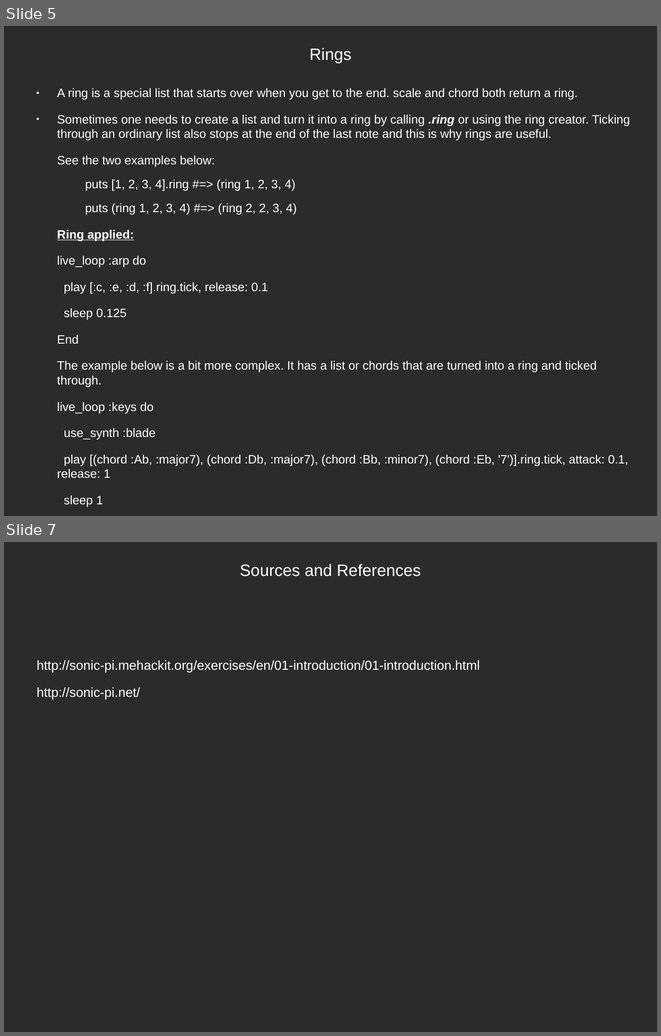
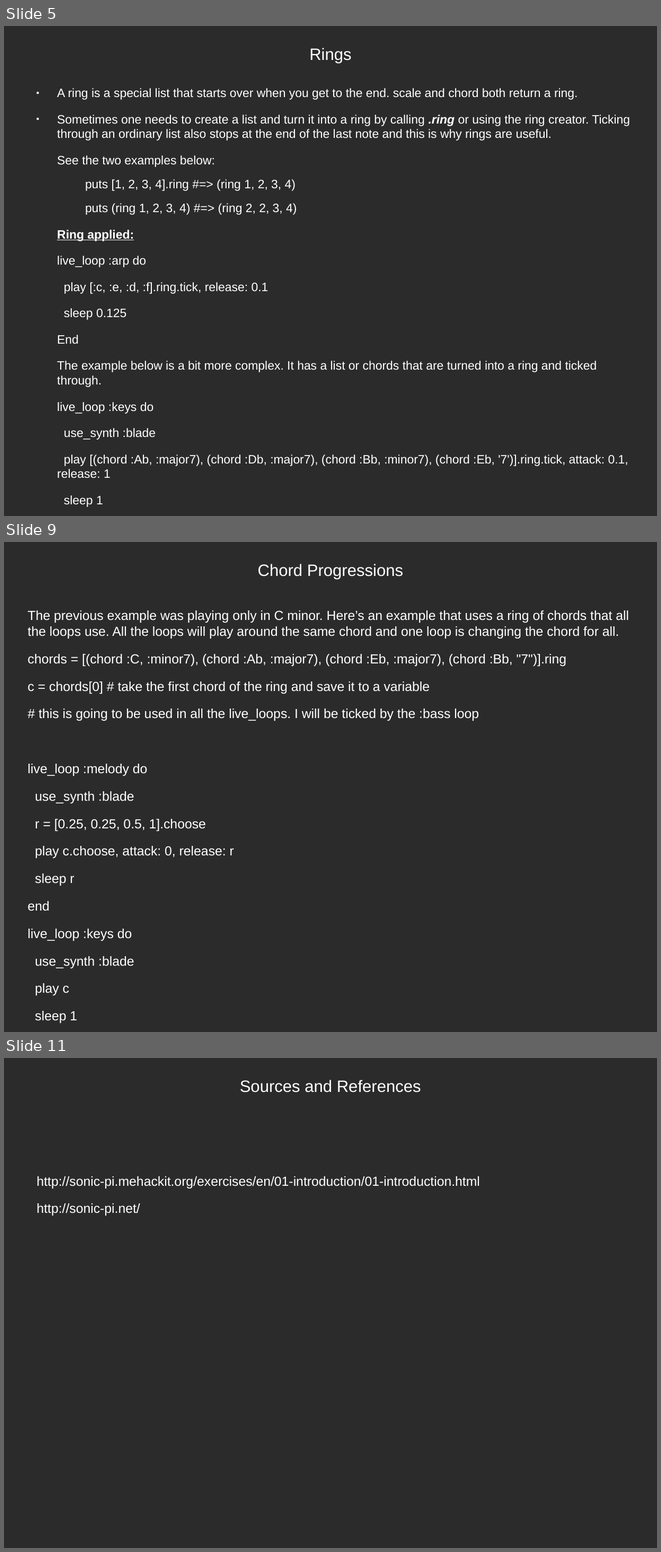
Before and after one commit to tunapanda/Sonic-Pi, a slide deck: Part_one/Generating a sound.odp. Shown one above the other, each under a label of ours: slides 5 and 7 before the commit, slides 5, 9 and 11 after it; the slides between them are not shown. The pictures are 661x1036 and 661x1552 pixels, drawn with LibreOffice and Linux fonts; fonts in the diff are those of the drawing; background and template pictures are left out; a plain dark background stands for a picture behind light text. Boxes give left, top, right and bottom in pixels: in the first picture for what was removed or moved away, otherwise in the second. Text is boxed around its words. In the diff, an @@ line names an element or a change of style, - is before the commit and + after.

```diff
--- a/Part_one/Generating a sound.odp
+++ b/Part_one/Generating a sound.odp
@@ slide 9 added at [4,542,657,1032], background picture (left out) @@
@@ title added at [258,564,403,579], 20 pt, text #FFFFFF @@
+Chord Progressions
@@ text added at [28,610,629,1023], 16 pt, text #FFFFFF @@
+The previous example was playing only in C minor. Here’s an example that uses a ring of chords that all the loops use. All the loops will play around the same chord and one loop is changing the chord for all.
+chords = [(chord :C, :minor7), (chord :Ab, :major7), (chord :Eb, :major7), (chord :Bb, "7")].ring
+c = chords[0] # take the first chord of the ring and save it to a variable
+# this is going to be used in all the live_loops. I will be ticked by the :bass loop
+live_loop :melody do
+use_synth :blade
+r = [0.25, 0.25, 0.5, 1].choose
+play c.choose, attack: 0, release: r
+sleep r
+end
+live_loop :keys do
+use_synth :blade
+play c
+sleep 1
+end
@@ what was slide 7 is now slide 11 @@
```
Also in this commit, not shown: 1 slide changed, 4 other slides added, 1 slide removed, 14 other files.
